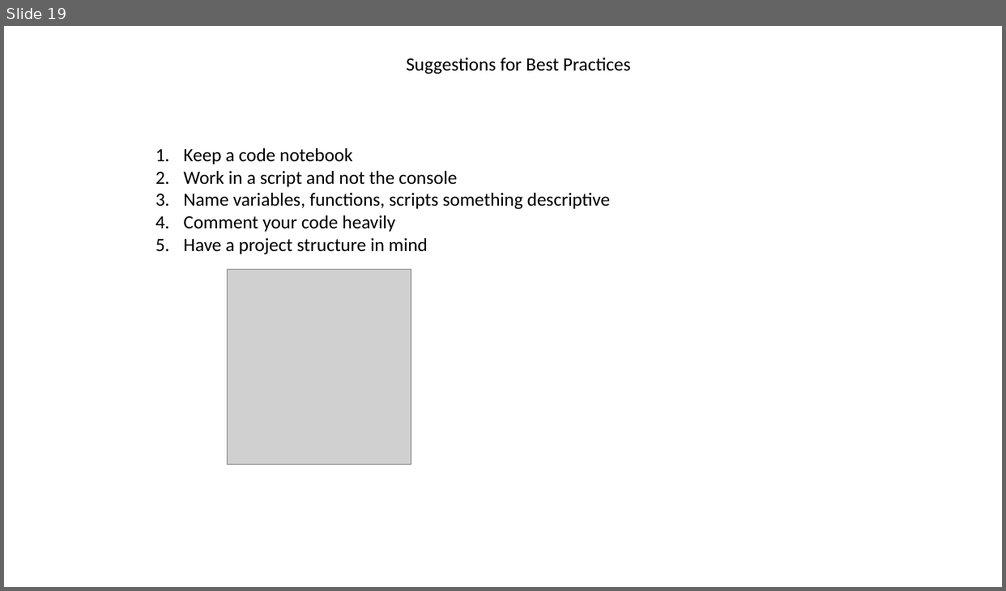
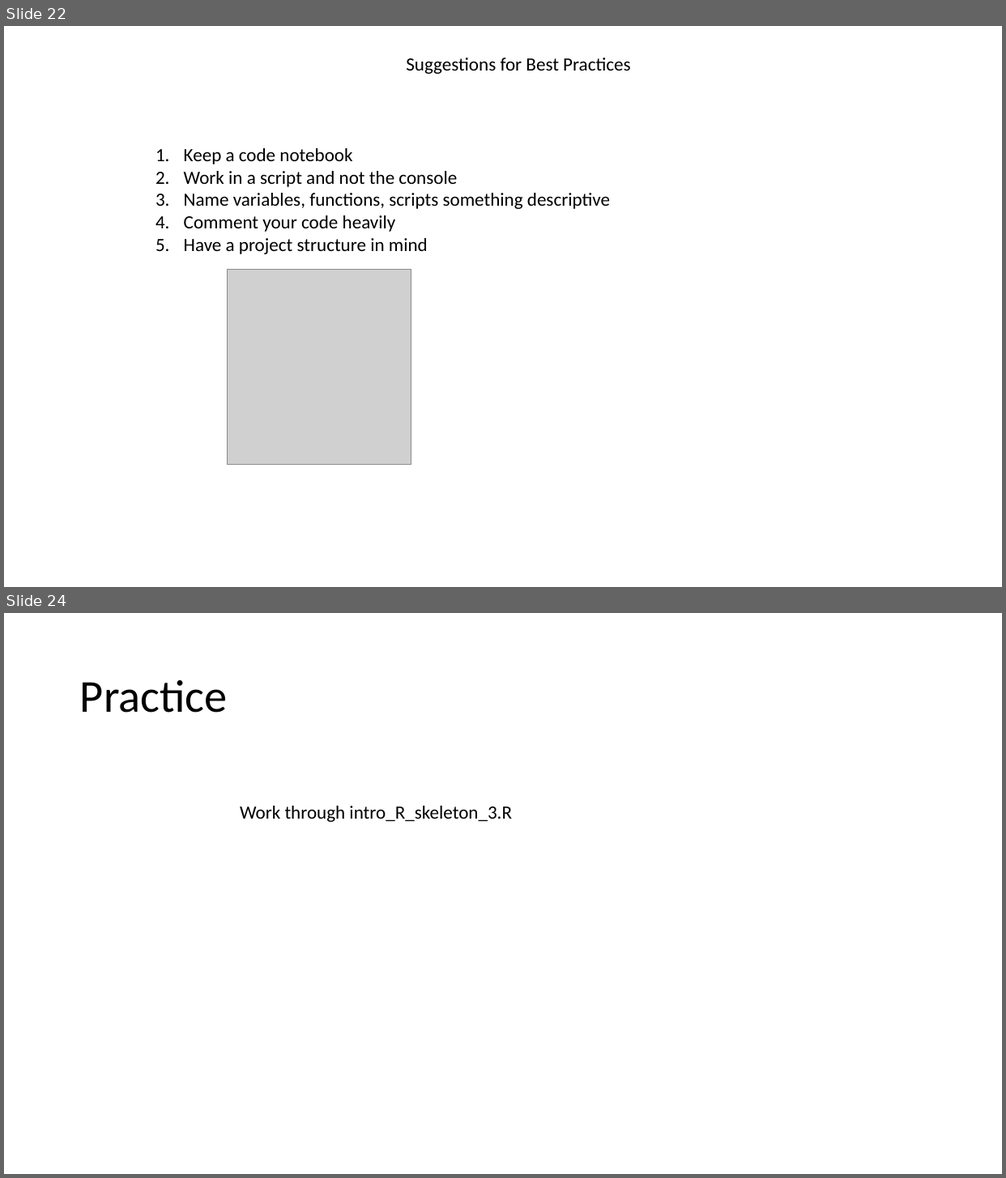
Before and after one commit to jraab/GNET749_RNAseq, a slide deck: lectures/2023_GNET749_Lecture3.pptx. Shown one above the other, each under a label of ours: slide 19 before the commit, slides 22 and 24 after it; the slides between them are not shown. The pictures are 1006x591 and 1006x1178 pixels, drawn with LibreOffice and Linux fonts; fonts in the diff are those of the drawing; grey boxes stand for pictures. Boxes give left, top, right and bottom in pixels: in the first picture for what was removed or moved away, otherwise in the second. Text is boxed around its words. In the diff, an @@ line names an element or a change of style, - is before the commit and + after.

```diff
--- a/lectures/2023_GNET749_Lecture3.pptx
+++ b/lectures/2023_GNET749_Lecture3.pptx
@@ slide 24 added at <box>4,613,1002,1174</box>, background #FFFFFF @@
@@ title added at <box>80,680,228,713</box>, 44 pt, text #000000 @@
+Practice
@@ text added at <box>240,806,512,822</box>, 18 pt, text #000000 @@
+Work through intro_R_skeleton_3.R
@@ what was slide 19 is now slide 22 @@
```
Also in this commit, not shown: 4 slides changed, 3 other slides added, 3 slides removed.
